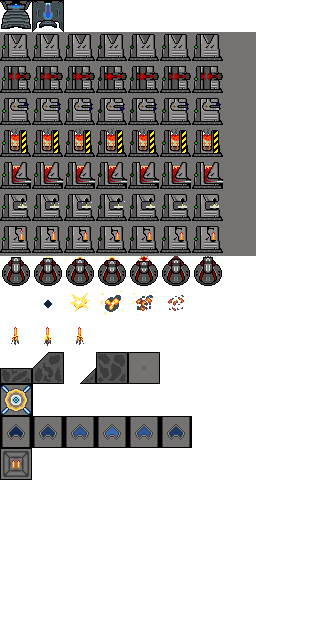
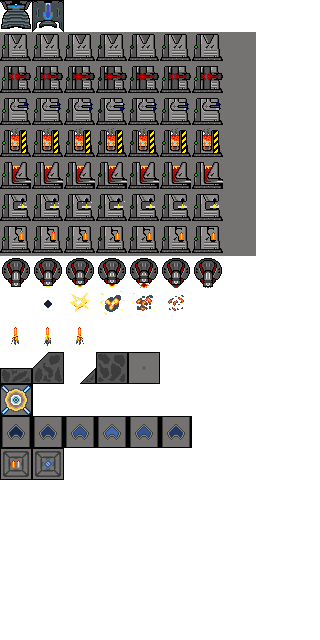
Layered file, before and after one edit (320x640). Changes by layer:
painted on "factory_devices.png" over (2, 256, 222, 480)
